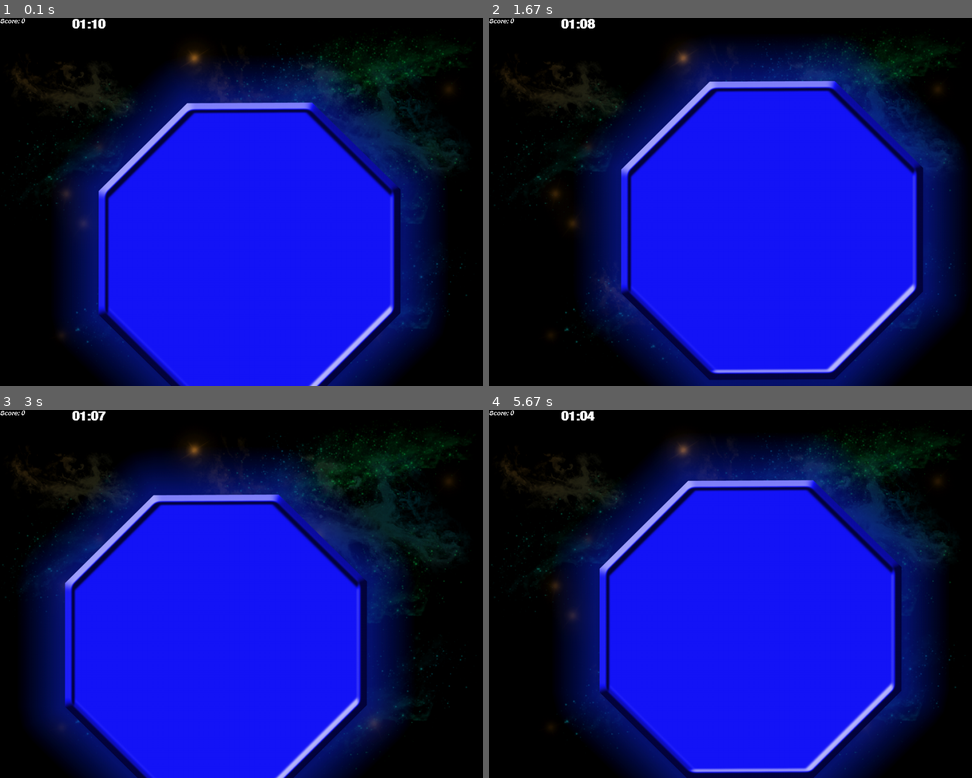
Above: before the commit, frames 1-4 (two rows, left to right).
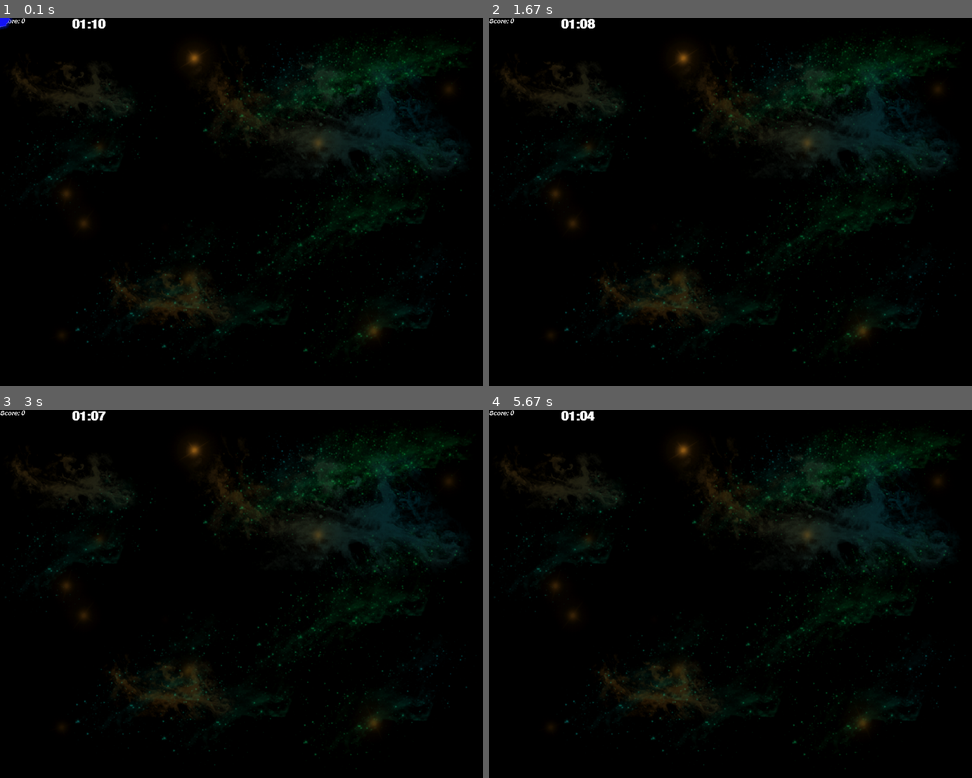
Above: after the commit, the same moments.

Repository: ivanvenosdel/colored-shapes
Game: pygame game, started from main.py
Two runs of this game, one before a commit and one after it. Both use one fixed random seed, a clock stepped at 60 frames per second and the inputs below. The source is Python 2; it was converted automatically to run under Python 3.
Inputs:
- Up to frame 1 (0.1 s): no input
- Up to frame 2 (1.67 s): hold Right 0.33-0.8 s; hold Up 0.83-1.13 s
- Up to frame 3 (3 s): hold Left 1.67-2.2 s; hold Down 2.23-2.53 s; hold Left 2.57-2.97 s
- Up to frame 4 (5.67 s): hold Right 3.4-4.03 s; hold Left 4.47-4.93 s; hold Right 4.97-5.43 s; hold Up from 5.47 s (still down)

The runs differ from the first frame. In frame 1, 60% of the frame differs, in the area x 0-92%, y 0-100%; in frame 2, 63%, in the area x 19-99%, y 6-100%; in frame 3, 60%; in frame 4, 62%.

Commit message:
* scaling, shit

Diff:
--- a/actors/shape.py
+++ b/actors/shape.py
@@ -1,3 +1,5 @@
+import random
+
 import pygame
 from pygame.sprite import Sprite
 
@@ -6,10 +8,19 @@
 class Shape(Sprite):
     def __init__(self, shape, color):
         Sprite.__init__(self) #call Sprite intializer
+
         self.color = color
         self.shape = shape
-        self.texture_path = "../data/%s_%s.png" % (color, self.shape)
+        self.texture_path = "%s_%s.png" % (color, self.shape)
         self.image, self.rect = imageutils.load_image(self.texture_path, -1)
+        self.rect = self.image.get_rect(center=self.rect.center)
+        self.rect.move_ip((-self.image.get_width()/2, -self.image.get_height()/2))
+        self.small = pygame.transform.scale(self.image, (64,64))
 
-    def update(self):
-        pass
+        self.rotation = 0;
+
+    def update(self, delta):
+        self.rotation = (self.rotation + 5) % 360
+        center = self.rect.center
+        self.image = pygame.transform.rotate(self.small, self.rotation)
+        self.rect = self.image.get_rect(center=center)
--- a/main.py
+++ b/main.py
@@ -33,15 +33,20 @@
     def game_loop(self):
         clock = pygame.time.Clock()
         do_continue = True
+
+        #Initialize
         SCORE = Scoreboard()
         Timer = CountDown()
         shape = Octagon()
+
         control = Control()
         shape_layer = pygame.sprite.RenderPlain((shape))
 
+
         # Render the boid swarm
         while do_continue:
-            Timer.Milli -= clock.tick(30) # fps
+            delta = clock.tick(30) # fps
+            Timer.Milli -= delta;
 
             # Catch input event
             for event in pygame.event.get():
@@ -52,7 +57,7 @@
 
 
             # Update
-            shape_layer.update()
+            shape_layer.update(delta)
             if control.moveLeft:
                 shape.rect.move_ip(-control.moverate, 0)
             if control.moveRight:
